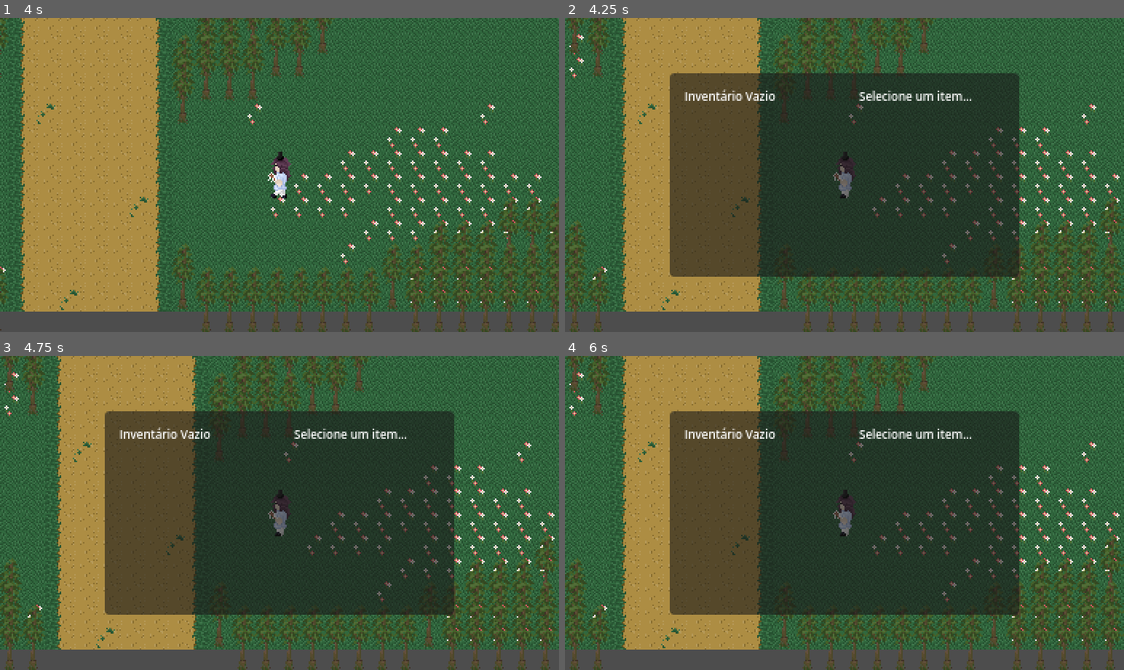
Above: before the commit, frames 1-4 (two rows, left to right).
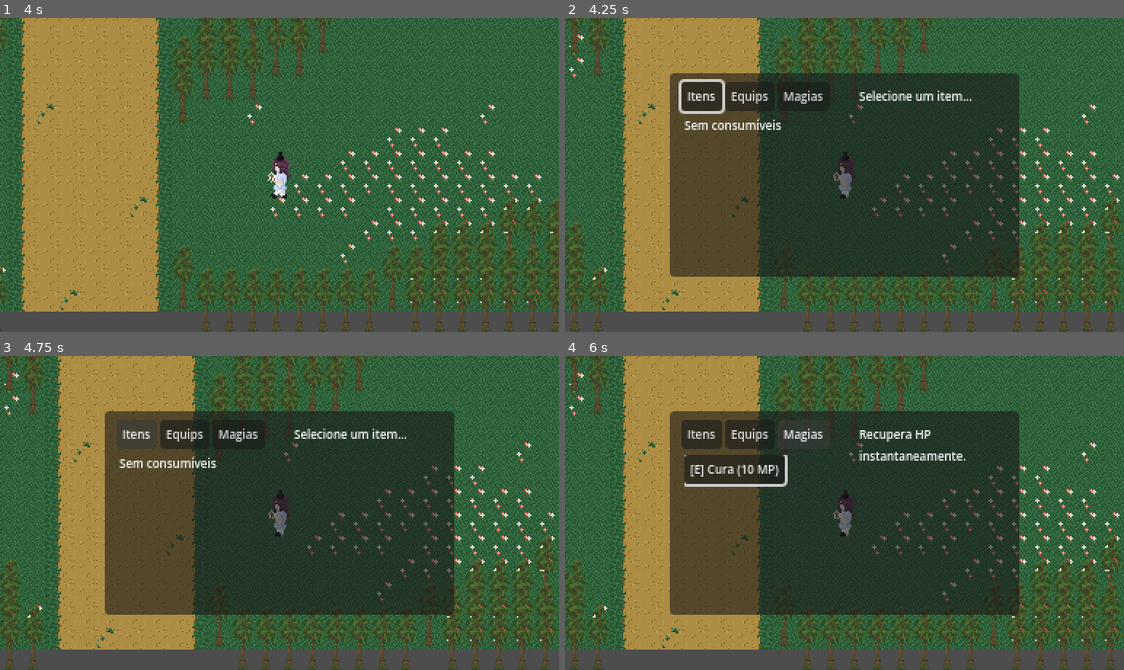
Above: after the commit, the same moments.

Repository: MatheusOliveiraT/Honden-no-Densestu
Game: Godot game, scene res://levels/floresta.tscn
Two runs of this game, one before a commit and one after it. Both use one fixed random seed, a clock stepped at 60 frames per second and the inputs below.
Inputs (mouse positions are in pixels of both pictures, inside the frame that each line leads up to):
- Up to frame 1 (4 s): tap Enter at 0.5 s; hold Right (direita) 0.53-1.28 s; hold Shift (correr) 0.53-1.28 s; hold Down (baixo) 1.28-2.03 s; tap X (interagir) at 1.35, 2.85 s; hold Right (direita) 2.03-2.78 s; hold Shift (correr) 2.03-2.78 s; hold Up (cima) 2.78-3.53 s; hold Left (esquerda) from 3.53 s (still down); hold Shift (correr) from 3.53 s (still down)
- Up to frame 2 (4.25 s): keep holding Left (esquerda); keep holding Shift (correr); tap I (inventario) at 4.15 s
- Up to frame 3 (4.75 s): release Left (esquerda) at 4.25 s; release Shift (correr) at 4.25 s; click (134, 434) at 4.25 s, where only the run after the commit has a clickable "Itens"
- Up to frame 4 (6 s): click (749, 434) at 5 s, where only the run after the commit has a clickable "Equips"; click (805, 434) at 5.75 s, where only the run after the commit has a clickable "Magias"

Frame 1 is identical in both runs. In frame 2, 1.9% of the frame differs, in the area x 20-47%, y 19-36%; in frame 3, 1.2%; in frame 4, 3.6%, in the area x 20-73%, y 20-42%.

Commit message:
inventario com abas + equipamentos inicio

Diff:
--- a/entities/character_stats.gd
+++ b/entities/character_stats.gd
@@ -7,6 +7,8 @@
 @export var speed: int = 10
 @export var attack: int = 15
 @export var defense: int = 5
+@export var equipped_weapon: EquipmentData = null
+@export var equipped_armor: EquipmentData = null
 
 var current_hp: int
 var current_mp: int
@@ -17,14 +19,12 @@
 	var type: StatusType
 	var duration: int
 	var potency: int
-
 	func _init(_type: StatusType, _duration: int, _potency: int):
 		type = _type
 		duration = _duration
 		potency = _potency
 
 var active_statuses: Array[ActiveStatus] = []
-
 signal status_applied(type: StatusType)
 signal status_ticked(type: StatusType, damage_or_effect: int)
 signal status_expired(type: StatusType)
@@ -98,6 +98,10 @@
 
 func get_current_attack() -> int:
 	var final_attack = attack
+	if equipped_weapon:
+		final_attack += equipped_weapon.attack_bonus
+	if equipped_armor:
+		final_attack += equipped_armor.attack_bonus
 	for status in active_statuses:
 		if status.type == StatusType.STRENGTH:
 			final_attack += status.potency
@@ -107,6 +111,10 @@
 
 func get_current_defense() -> int:
 	var final_defense = defense
+	if equipped_weapon:
+		final_defense += equipped_weapon.defense_bonus
+	if equipped_armor:
+		final_defense += equipped_armor.defense_bonus
 	for status in active_statuses:
 		if status.type == StatusType.RESISTANCE:
 			final_defense += status.potency
--- a/entities/chest/chest.gd
+++ b/entities/chest/chest.gd
@@ -1,7 +1,7 @@
 extends StaticBody2D
 class_name Chest
 
-enum ChestType { SOULS, ITEM, SPELL }
+enum ChestType { SOULS, ITEM, SPELL, EQUIPMENT }
 
 @export var chest_id: String = "chest_fase1_01"
 @export var type: ChestType = ChestType.SOULS
@@ -9,6 +9,7 @@
 @export var souls_amount: int = 10
 @export var item_data: Resource = null
 @export var spell_data: SpellData = null
+@export var equipment_data: EquipmentData = null
 
 @onready var animated_sprite: AnimatedSprite2D = $AnimatedSprite2D
 
@@ -40,7 +41,11 @@
 				GameManager.add_item(item_data, 1)
 			else:
 				GameManager.show_message_box("O baú continha um item, mas estava vazio!")
-
+		ChestType.EQUIPMENT:
+			if equipment_data:
+				GameManager.add_equipment(equipment_data)
+			else:
+				GameManager.show_message_box("O baú continha um equipamento quebrado...")
 		ChestType.SPELL:
 			if spell_data:
 				GameManager.unlock_spell(spell_data)
--- a/entities/enemies/enemy_overworld.gd
+++ b/entities/enemies/enemy_overworld.gd
@@ -75,7 +75,7 @@
 		detection_area = Area2D.new()
 		var shape = CollisionShape2D.new()
 		var circle = CircleShape2D.new()
-		circle.radius = 150.0
+		circle.radius = 125.0
 		shape.shape = circle
 		detection_area.add_child(shape)
 		add_child(detection_area)
--- /dev/null
+++ b/resources/equipment_data.gd
@@ -0,0 +1,15 @@
+extends Resource
+class_name EquipmentData
+
+enum EquipmentSlot { WEAPON, ARMOR, ACCESSORY }
+
+@export var id: String = "espada_ferro"
+@export var item_name: String = "Espada de Ferro"
+@export_multiline var description: String = "Uma espada simples que aumenta o ataque."
+@export var texture: Texture2D
+
+@export var slot: EquipmentSlot = EquipmentSlot.WEAPON
+@export var attack_bonus: int = 5
+@export var defense_bonus: int = 0
+@export var speed_bonus: int = 0
+@export var cost_in_souls: int = 50
--- a/resources/game_manager.gd
+++ b/resources/game_manager.gd
@@ -23,6 +23,10 @@
 
 var inventory: Dictionary = {}
 
+var owned_equipments: Array[EquipmentData] = []
+var equipped_weapon: EquipmentData = null
+var equipped_armor: EquipmentData = null
+
 func _ready() -> void:
 	_init_default_spells()
 
@@ -36,6 +40,32 @@
 	cura.applies_status = false
 	unlock_spell(cura, false)
 	equip_spell(cura)
+
+func add_equipment(equip: EquipmentData) -> void:
+	if not owned_equipments.has(equip):
+		owned_equipments.append(equip)
+	var msg = "Equipamento obtido:\n[color=yellow]" + equip.item_name + "[/color]"
+	show_message_box(msg)
+
+func equip_item(equip: EquipmentData, stats: CharacterStats) -> void:
+	match equip.slot:
+		EquipmentData.EquipmentSlot.WEAPON:
+			equipped_weapon = equip
+			stats.equipped_weapon = equip
+		EquipmentData.EquipmentSlot.ARMOR:
+			equipped_armor = equip
+			stats.equipped_armor = equip
+	show_message_box("Equipado:\n[color=green]" + equip.item_name + "[/color]")
+
+func unequip_slot(slot: EquipmentData.EquipmentSlot, stats: CharacterStats) -> void:
+	match slot:
+		EquipmentData.EquipmentSlot.WEAPON:
+			equipped_weapon = null
+			stats.equipped_weapon = null
+		EquipmentData.EquipmentSlot.ARMOR:
+			equipped_armor = null
+			stats.equipped_armor = null
+	show_message_box("Equipamento removido.")
 
 func add_item(item: ItemData, amount: int = 1) -> void:
 	if inventory.has(item):
--- a/ui/inventory_menu/inventory_menu.gd
+++ b/ui/inventory_menu/inventory_menu.gd
@@ -1,12 +1,20 @@
 extends CanvasLayer
 class_name InventoryMenu
+
+enum TabType { ITEMS, EQUIPMENTS, SPELLS }
+var current_tab: TabType = TabType.ITEMS
 
 @onready var panel: Panel = $Panel
 @onready var item_list_container: VBoxContainer = $Panel/ScrollContainer/ItemListContainer
 @onready var description_label: Label = $Panel/DescriptionLabel
 
+var tab_bar_container: HBoxContainer
 var action_menu_container: VBoxContainer
+
 var selected_item: ItemData = null
+var selected_equipment: EquipmentData = null
+var selected_spell: SpellData = null
+
 var is_open: bool = false
 var is_busy: bool = false
 
@@ -14,7 +22,15 @@
 	process_mode = PROCESS_MODE_ALWAYS
 	hide()
 	panel.hide()
+	_create_tab_bar()
 	_create_action_menu_container()
+
+func _create_tab_bar() -> void:
+	tab_bar_container = HBoxContainer.new()
+	tab_bar_container.position = Vector2(8, 6)
+	tab_bar_container.size = Vector2(224, 16)
+	tab_bar_container.add_theme_constant_override("separation", 2)
+	panel.add_child(tab_bar_container)
 
 func _create_action_menu_container() -> void:
 	action_menu_container = VBoxContainer.new()
@@ -34,39 +50,69 @@
 		panel.show()
 		show()
 		get_tree().paused = true
-		_refresh_inventory()
+		_render_tab_buttons()
+		_refresh_current_tab()
 	else:
 		_close_sub_menu()
 		panel.hide()
 		hide()
 		get_tree().paused = false
 
-func _refresh_inventory() -> void:
+func _render_tab_buttons() -> void:
+	_clear_container(tab_bar_container)
+	var tabs = [
+		{"type": TabType.ITEMS, "label": "Itens"},
+		{"type": TabType.EQUIPMENTS, "label": "Equips"},
+		{"type": TabType.SPELLS, "label": "Magias"}
+	]
+	var active_tab_btn: Button = null
+	for tab_info in tabs:
+		var tab_type = tab_info["type"]
+		var btn = _create_pixel_button(tab_info["label"])
+		btn.focus_entered.connect(func():
+			if current_tab != tab_type and not is_busy:
+				current_tab = tab_type
+				_refresh_current_tab(false)
+		)
+		btn.pressed.connect(func():
+			_focus_first_item_in_list()
+		)
+		tab_bar_container.add_child(btn)
+		if tab_type == current_tab:
+			active_tab_btn = btn
+	await get_tree().process_frame
+	if is_instance_valid(active_tab_btn):
+		active_tab_btn.grab_focus()
+
+func _refresh_current_tab(auto_focus_list: bool = true) -> void:
 	_close_sub_menu()
-	for child in item_list_container.get_children():
-		child.queue_free()
+	_clear_container(item_list_container)
+	match current_tab:
+		TabType.ITEMS:
+			_render_items_tab(auto_focus_list)
+		TabType.EQUIPMENTS:
+			_render_equipments_tab(auto_focus_list)
+		TabType.SPELLS:
+			_render_spells_tab(auto_focus_list)
+
+func _render_items_tab(auto_focus_list: bool) -> void:
 	description_label.text = "Selecione um item..."
 	if GameManager.inventory.is_empty():
-		var empty_lbl = Label.new()
-		empty_lbl.text = "Inventário Vazio"
-		empty_lbl.add_theme_font_size_override("font_size", 8)
-		item_list_container.add_child(empty_lbl)
+		_add_empty_label("Sem consumíveis")
 		return
 	var first_btn: Button = null
 	for item in GameManager.inventory.keys():
 		var count = GameManager.inventory[item]
 		var btn = _create_pixel_button(item.item_name + " x" + str(count))
 		btn.focus_entered.connect(func():
-			if action_menu_container and not action_menu_container.visible:
+			if not action_menu_container.visible:
 				description_label.text = item.description
 		)
 		btn.pressed.connect(func(): _open_item_actions(item, btn))
 		item_list_container.add_child(btn)
-		if first_btn == null:
-			first_btn = btn
-	await get_tree().process_frame
-	if is_instance_valid(first_btn):
-		first_btn.grab_focus()
+		if first_btn == null: first_btn = btn
+	if auto_focus_list:
+		_focus_element(first_btn)
 
 func _open_item_actions(item: ItemData, origin_btn: Button) -> void:
 	selected_item = item
@@ -78,16 +124,9 @@
 	var btn_drop = _create_pixel_button("Descartar")
 	btn_drop.pressed.connect(func(): _drop_selected_item())
 	action_menu_container.add_child(btn_drop)
-	var btn_back = _create_pixel_button("<- Voltar")
-	btn_back.pressed.connect(func():
-		_close_sub_menu()
-		if is_instance_valid(origin_btn):
-			origin_btn.grab_focus()
-	)
-	action_menu_container.add_child(btn_back)
+	_add_back_button(origin_btn)
 	action_menu_container.show()
-	await get_tree().process_frame
-	btn_use.grab_focus()
+	_focus_element(btn_use)
 
 func _use_selected_item() -> void:
 	if not selected_item or is_busy: return
@@ -101,7 +140,7 @@
 		_close_sub_menu()
 		await get_tree().create_timer(2.0).timeout
 		is_busy = false
-		_refresh_inventory()
+		_refresh_current_tab(true)
 
 func _drop_selected_item() -> void:
 	if not selected_item or is_busy: return
@@ -112,7 +151,120 @@
 	_close_sub_menu()
 	await get_tree().create_timer(1.5).timeout
 	is_busy = false
-	_refresh_inventory()
+	_refresh_current_tab(true)
+
+func _render_equipments_tab(auto_focus_list: bool) -> void:
+	description_label.text = "Selecione um equipamento..."
+	if GameManager.owned_equipments.is_empty():
+		_add_empty_label("Sem equipamentos")
+		return
+	var first_btn: Button = null
+	for equip in GameManager.owned_equipments:
+		var is_equipped = (GameManager.equipped_weapon == equip or GameManager.equipped_armor == equip)
+		var label_text = ("[E] " if is_equipped else "") + equip.item_name
+		var btn = _create_pixel_button(label_text)
+		btn.focus_entered.connect(func():
+			if not action_menu_container.visible:
+				description_label.text = equip.description + "\nAtk: +" + str(equip.attack_bonus) + " Def: +" + str(equip.defense_bonus)
+		)
+		btn.pressed.connect(func(): _open_equipment_actions(equip, btn))
+		item_list_container.add_child(btn)
+		if first_btn == null: first_btn = btn
+	if auto_focus_list:
+		_focus_element(first_btn)
+
+func _open_equipment_actions(equip: EquipmentData, origin_btn: Button) -> void:
+	selected_equipment = equip
+	_clear_container(action_menu_container)
+	description_label.text = equip.description
+	var is_equipped = (GameManager.equipped_weapon == equip or GameManager.equipped_armor == equip)
+	var player = get_tree().get_first_node_in_group("Players")
+	if is_equipped:
+		var btn_unequip = _create_pixel_button("Desequipar")
+		btn_unequip.pressed.connect(func():
+			if player and "stats" in player:
+				GameManager.unequip_slot(equip.slot, player.stats)
+			_close_sub_menu()
+			_refresh_current_tab(true)
+		)
+		action_menu_container.add_child(btn_unequip)
+	else:
+		var btn_equip = _create_pixel_button("Equipar")
+		btn_equip.pressed.connect(func():
+			if player and "stats" in player:
+				GameManager.equip_item(equip, player.stats)
+			_close_sub_menu()
+			_refresh_current_tab(true)
+		)
+		action_menu_container.add_child(btn_equip)
+	_add_back_button(origin_btn)
+	action_menu_container.show()
+	_focus_element(action_menu_container.get_child(0))
+
+func _render_spells_tab(auto_focus_list: bool, target_focus_index: int = 0) -> void:
+	description_label.text = "Equipe até 4 magias (" + str(GameManager.equipped_spells.size()) + "/4)..."
+	if GameManager.unlocked_spells.is_empty():
+		_add_empty_label("Nenhuma magia")
+		return
+	var spell_buttons: Array[Button] = []
+	for i in range(GameManager.unlocked_spells.size()):
+		var spell = GameManager.unlocked_spells[i]
+		var is_equipped = GameManager.equipped_spells.has(spell)
+		var label_text = ("[E] " if is_equipped else "") + spell.spell_name + " (" + str(spell.mp_cost) + " MP)"
+		var btn = _create_pixel_button(label_text)
+		btn.focus_entered.connect(func():
+			if not action_menu_container.visible:
+				description_label.text = spell.description
+		)
+		btn.pressed.connect(func(): _toggle_spell_equip(spell, i))
+		item_list_container.add_child(btn)
+		spell_buttons.append(btn)
+	if auto_focus_list or target_focus_index >= 0:
+		var index_to_focus = clamp(target_focus_index, 0, spell_buttons.size() - 1)
+		if not spell_buttons.is_empty():
+			_focus_element(spell_buttons[index_to_focus])
+
+func _toggle_spell_equip(spell: SpellData, clicked_index: int) -> void:
+	var msg_feedback = ""
+	if GameManager.equipped_spells.has(spell):
+		GameManager.unequip_spell(spell)
+		msg_feedback = spell.spell_name + " removida das magias ativas."
+	else:
+		if GameManager.equipped_spells.size() >= 4:
+			description_label.text = "Limite atingido! Desequipe uma magia primeiro."
+			return
+		GameManager.equip_spell(spell)
+		msg_feedback = spell.spell_name + " equipada com sucesso!"
+	_close_sub_menu()
+	_clear_container(item_list_container)
+	_render_spells_tab(false, clicked_index)
+	description_label.text = msg_feedback
+
+func _focus_first_item_in_list() -> void:
+	if item_list_container.get_child_count() > 0:
+		var first_child = item_list_container.get_child(0)
+		if first_child is Button:
+			first_child.grab_focus()
+
+func _add_back_button(origin_btn: Button) -> void:
+	var btn_back = _create_pixel_button("<- Voltar")
+	btn_back.pressed.connect(func():
+		_close_sub_menu()
+		if is_instance_valid(origin_btn):
+			origin_btn.grab_focus()
+	)
+	action_menu_container.add_child(btn_back)
+
+func _add_empty_label(text_msg: String) -> void:
+	var empty_lbl = Label.new()
+	empty_lbl.text = text_msg
+	empty_lbl.add_theme_font_size_override("font_size", 8)
+	item_list_container.add_child(empty_lbl)
+
+func _focus_element(btn: Button) -> void:
+	await get_tree().process_frame
+	if is_instance_valid(btn):
+		btn.grab_focus()
 
 func _close_sub_menu() -> void:
 	if action_menu_container:
--- a/ui/inventory_menu/inventory_menu.tscn
+++ b/ui/inventory_menu/inventory_menu.tscn
@@ -15,7 +15,7 @@
 [node name="ScrollContainer" type="ScrollContainer" parent="Panel" unique_id=1380311781]
 layout_mode = 0
 offset_left = 10.0
-offset_top = 10.0
+offset_top = 30.0
 offset_right = 120.0
 offset_bottom = 130.0
 
Not shown, added: resources/equipment_data.gd.uid
